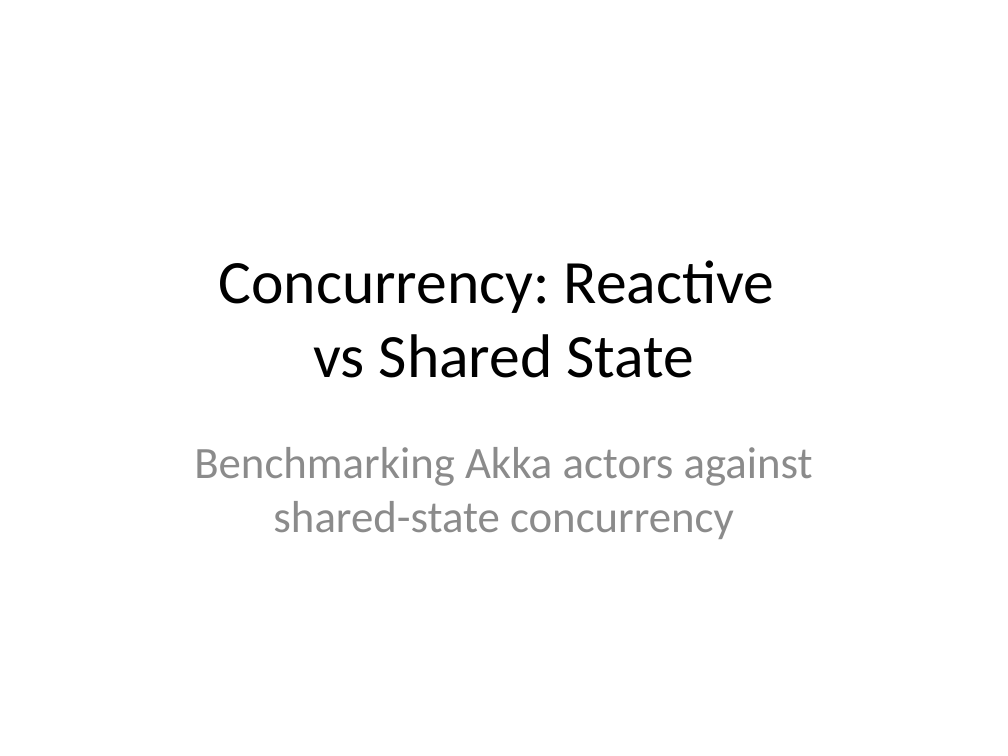
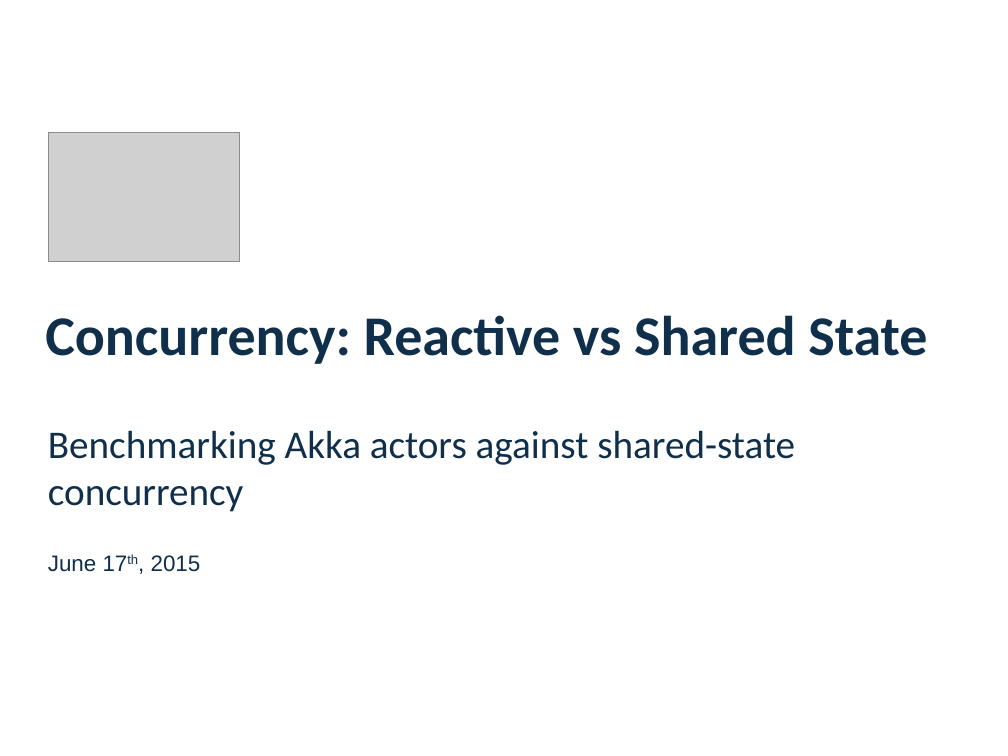
Before and after one commit to dspeele/react-vs-shared-state-inventory, a slide deck: slide 1 of React Vs Shared State Deck.pptx. Drawn at 1008x756 pixels with LibreOffice and Linux fonts; fonts in the diff are those of the drawing; grey boxes stand for pictures; background and template pictures are left out. Boxes give left, top, right and bottom in pixels: in the first picture for what was removed or moved away, otherwise in the second. Text is boxed around its words. In the diff, an @@ line names an element or a change of style, - is before the commit and + after.

```diff
--- a/React Vs Shared State Deck.pptx
+++ b/React Vs Shared State Deck.pptx
@@ picture added at (x1=49, y1=132, x2=241, y2=261) @@
@@ title "Concurrency: Reactive vs Shared State" moved from (x1=219, y1=260, x2=775, y2=378) to (x1=45, y1=315, x2=927, y2=364) @@
@@ title "Concurrency: Reactive vs Shared State" at (x1=45, y1=315, x2=927, y2=364): size 44 to 40 pt, text colour #000000 to #102F4B, bold on; alignment centre to left @@
@@ subtitle "Benchmarking Akka actors against shared-state ..." moved from (x1=194, y1=447, x2=813, y2=539) to (x1=48, y1=430, x2=795, y2=572) @@
@@ subtitle at (x1=48, y1=430, x2=795, y2=512): size 32 to 28 pt, text colour #8C8C8C to #102F4B in "Benchmarking Akka actors against shared-state concurrency"; alignment centre to left @@
@@ subtitle at (x1=48, y1=555, x2=201, y2=572): paragraph added @@
+June 17th, 2015
```
Also in this commit, not shown: 11 other slides changed, 2 slides added, 3 slides removed.
